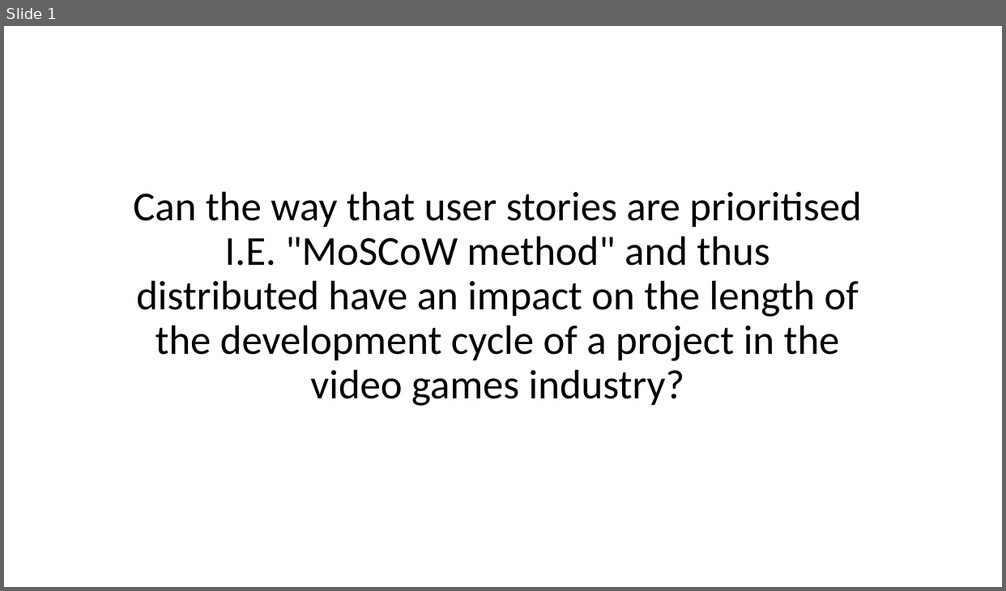
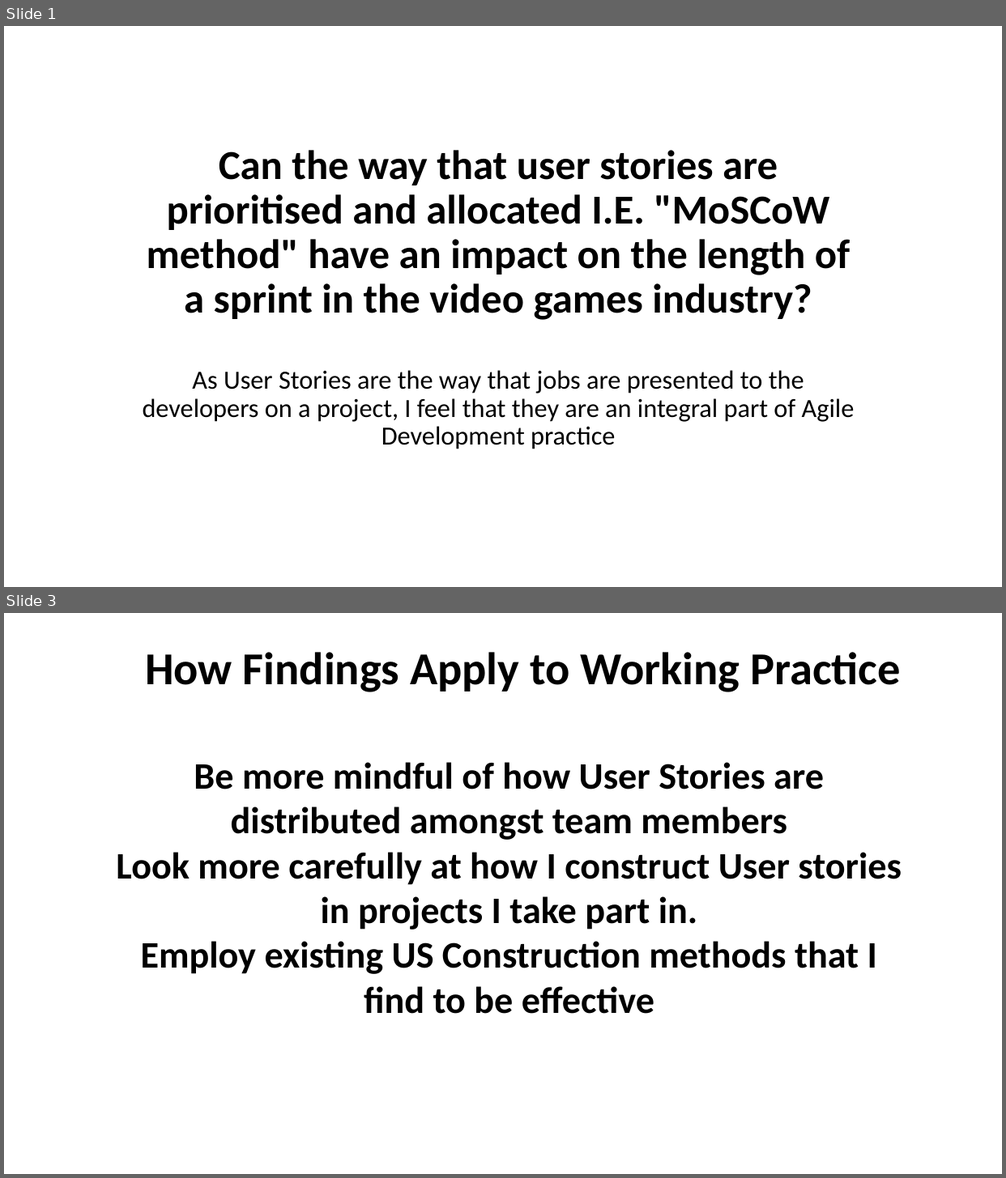
Before and after one commit to jack-maber/comp150-agile, a slide deck: Agilequestion.pptx. Shown one above the other, each under a label of ours: slide 1 before the commit, slides 1 and 3 after it; the slides between them are not shown. The pictures are 1006x591 and 1006x1178 pixels, drawn with LibreOffice and Linux fonts; fonts in the diff are those of the drawing. Boxes give left, top, right and bottom in pixels: in the first picture for what was removed or moved away, otherwise in the second. Text is boxed around its words. In the diff, an @@ line names an element or a change of style, - is before the commit and + after.

```diff
--- a/Agilequestion.pptx
+++ b/Agilequestion.pptx
@@ slide 3 added at (x1=4, y1=613, x2=1002, y2=1174), background #FFFFFF @@
@@ text added at (x1=145, y1=652, x2=900, y2=692), 44 pt, text #000000, bold @@
+How Findings Apply to Working Practice
@@ text added at (x1=116, y1=762, x2=901, y2=1014), 36 pt, text #000000, bold @@
+Be more mindful of how User Stories are distributed amongst team members
+Look more carefully at how I construct User stories in projects I take part in.
+Employ existing US Construction methods that I find to be effective
@@ slide 1 changed as well @@
@@ title at (x1=143, y1=150, x2=854, y2=450): text changed; bold on @@
-Can the way that user stories are prioritised I.E. "MoSCoW method" and thus distributed have an impact on the length of the development cycle of a project in the video games industry?
+Can the way that user stories are prioritised and allocated I.E. "MoSCoW method" have an impact on the length of a sprint in the video games industry?
+As User Stories are the way that jobs are presented to the developers on a project, I feel that they are an integral part of Agile Development practice
```
Also in this commit, not shown: 1 other slide added, 3 slides removed, 1 other file.
